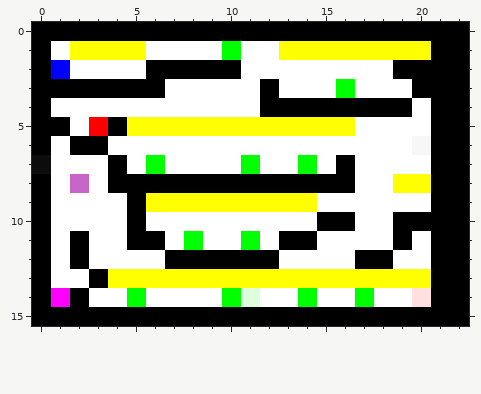
Pixel-art sprite, stored at resources/level6.png. That is the earlier state.
The file is 23x16 pixels. Colours within 5 levels of each other are drawn and written as one.
After the commit:
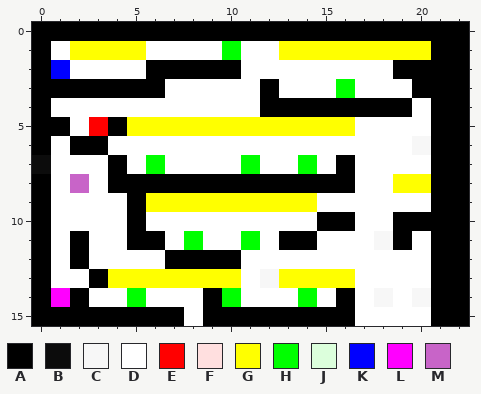
Palette (. is transparent): A #000000  B #0c0c0c  C #f7f7f7  D #ffffff  E #ff0000  F #ffdfdf  G #ffff00  H #00ff00  J #dcffdc  K #0000ff  L #ff00ff  M #c864c8
The edit:
Colour D gives way to colour A in row 14 at x 9 and 16.
Colour D gives way to colour C in row 11 at x 18; in row 14 at x 18.
Colour F gives way to colour C in row 14 at x 20.
Colour G gives way to colour C in row 13 at x 12.
Colour A gives way to colour D in row 12 at x 11 to 12 and 17 to 18; in row 15 at x 8 and 17 to 20.
Colour G gives way to colour D in row 13 at x 11 and 17 to 20.
Colour H gives way to colour D in row 14 at x 17.
Colour J gives way to colour D in row 14 at x 11.
Boxes around the changes in both pictures, in picture pixels (x1, y1, x2, y2):
changed: (184, 231, 431, 326)
